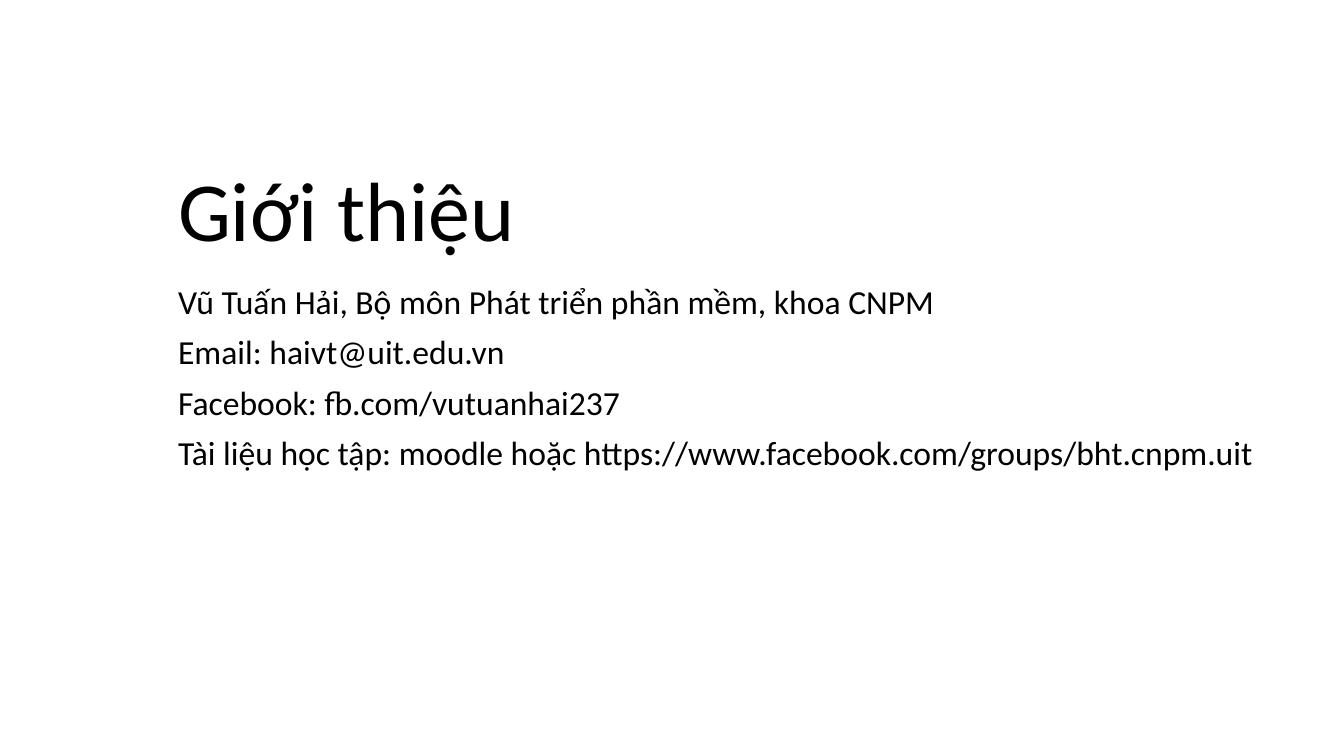
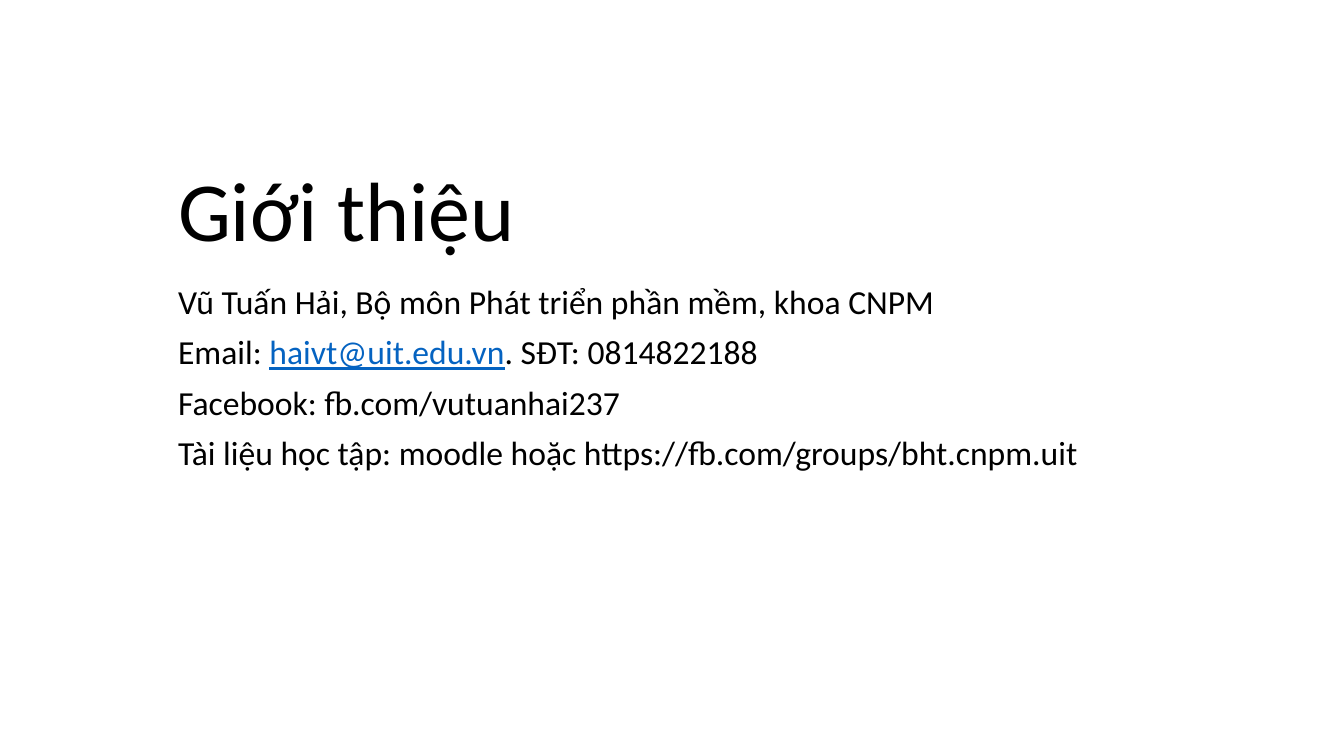
Before and after one commit to vutuanhai237/CourseMaterials, a slide deck: slide 1 of IT002-OOP/Lab 1. BasicCplusplus.pptx. Drawn at 1344x756 pixels with LibreOffice and Linux fonts; fonts in the diff are those of the drawing. Boxes give left, top, right and bottom in pixels: in the first picture for what was removed or moved away, otherwise in the second. Text is boxed around its words. In the diff, an @@ line names an element or a change of style, - is before the commit and + after.

```diff
--- a/IT002-OOP/Lab 1. BasicCplusplus.pptx
+++ b/IT002-OOP/Lab 1. BasicCplusplus.pptx
@@ subtitle at [178, 340, 758, 370]: text changed @@
-Email: haivt@uit.edu.vn
+Email: haivt@uit.edu.vn. SĐT: 0814822188
@@ subtitle at [178, 441, 1077, 471]: text changed @@
-Tài liệu học tập: moodle hoặc https://www.facebook.com/groups/bht.cnpm.uit
+Tài liệu học tập: moodle hoặc https://fb.com/groups/bht.cnpm.uit
```
Also in this commit, not shown: 1 other slide changed, 4 other files.
